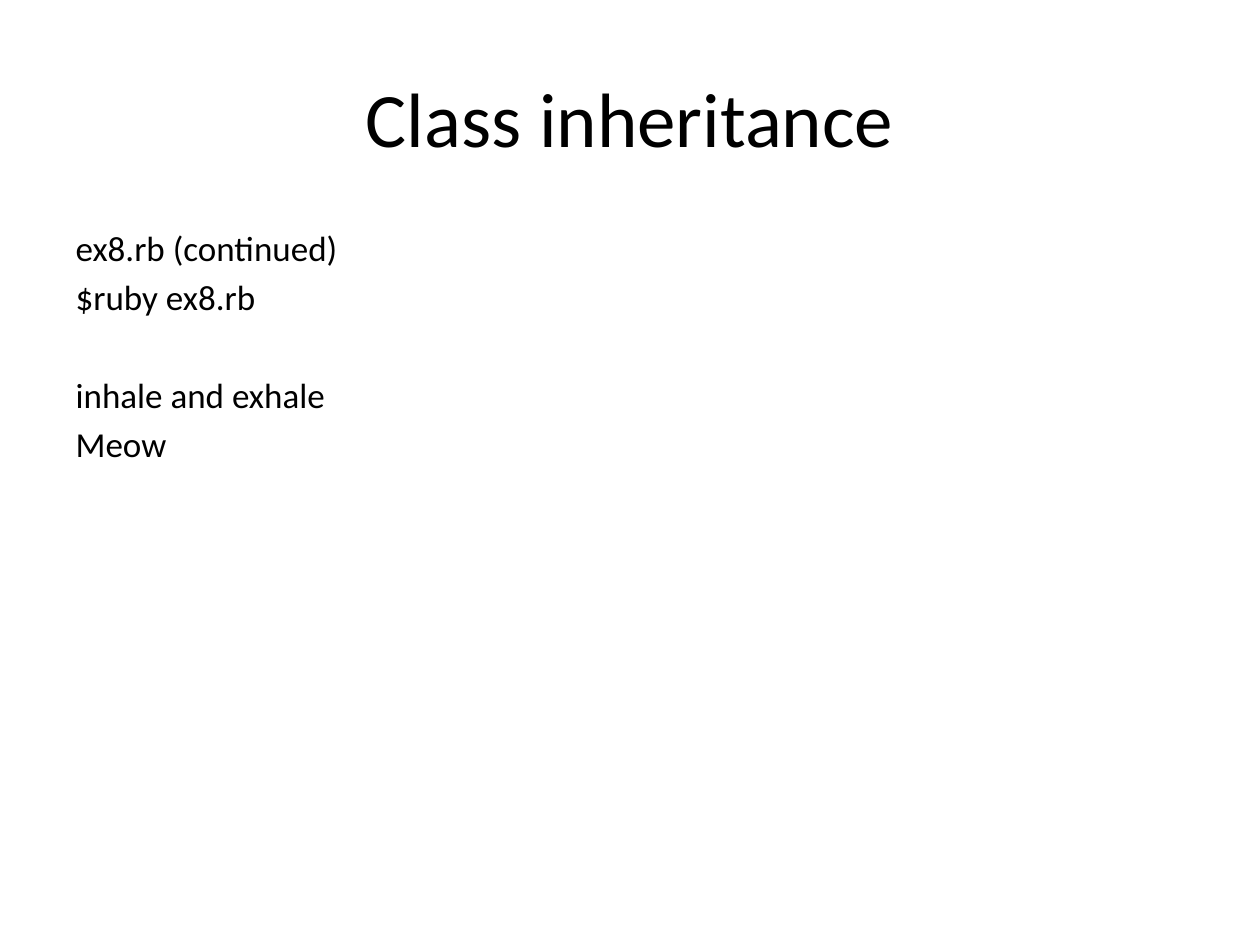
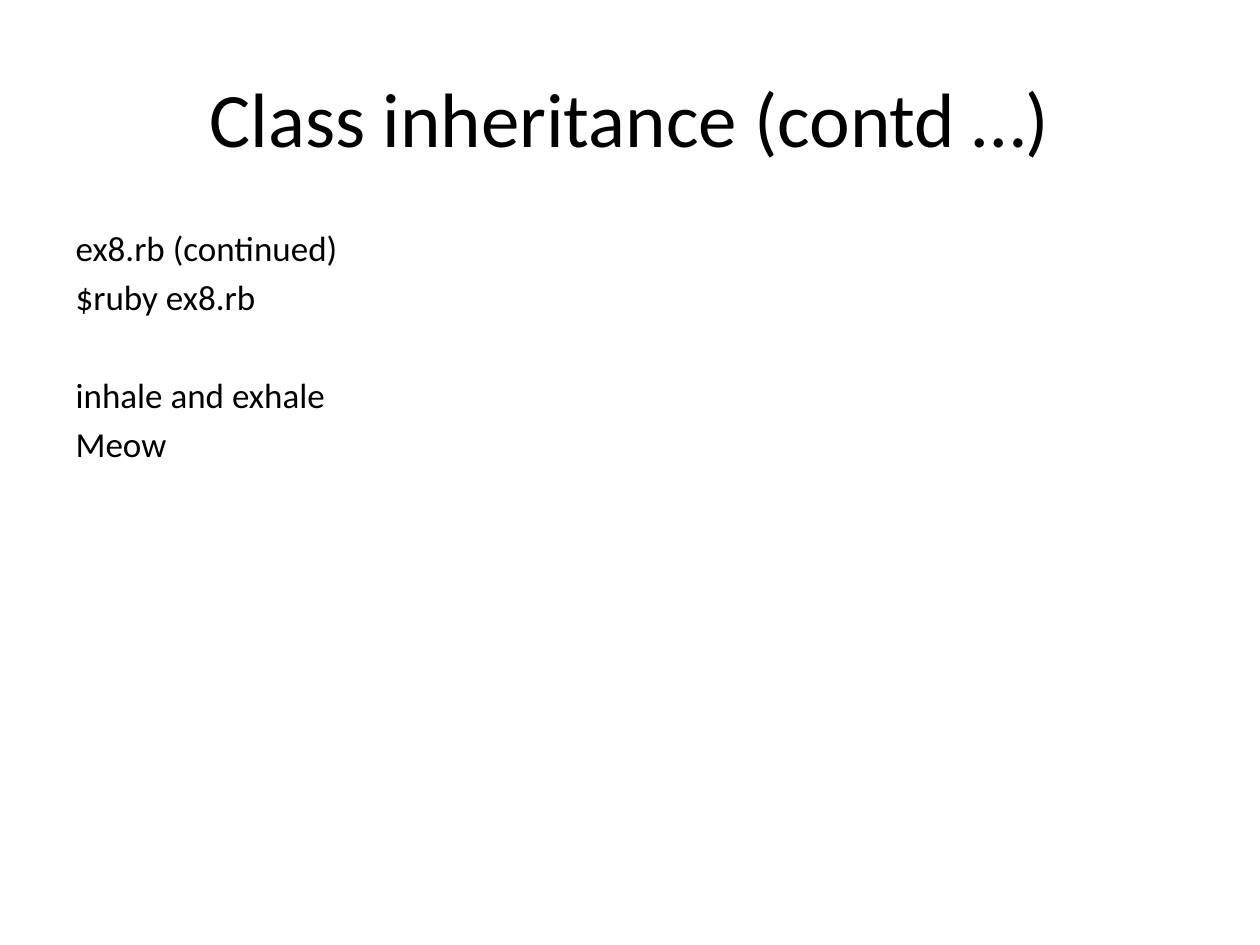
Before and after one commit to EmeraldCityProgrammingGroup/presentations-2014, a slide deck: slide 11 of RubyBasics.pptx. Drawn at 1260x945 pixels with LibreOffice and Linux fonts; fonts in the diff are those of the drawing. Boxes give left, top, right and bottom in pixels: in the first picture for what was removed or moved away, otherwise in the second. Text is boxed around its words. In the diff, an @@ line names an element or a change of style, - is before the commit and + after.

```diff
--- a/RubyBasics.pptx
+++ b/RubyBasics.pptx
@@ title at (210, 91, 955, 158): text changed @@
-Class inheritance
+Class inheritance (contd …)
```
Also in this commit, not shown: 14 other slides changed, 2 slides added.
